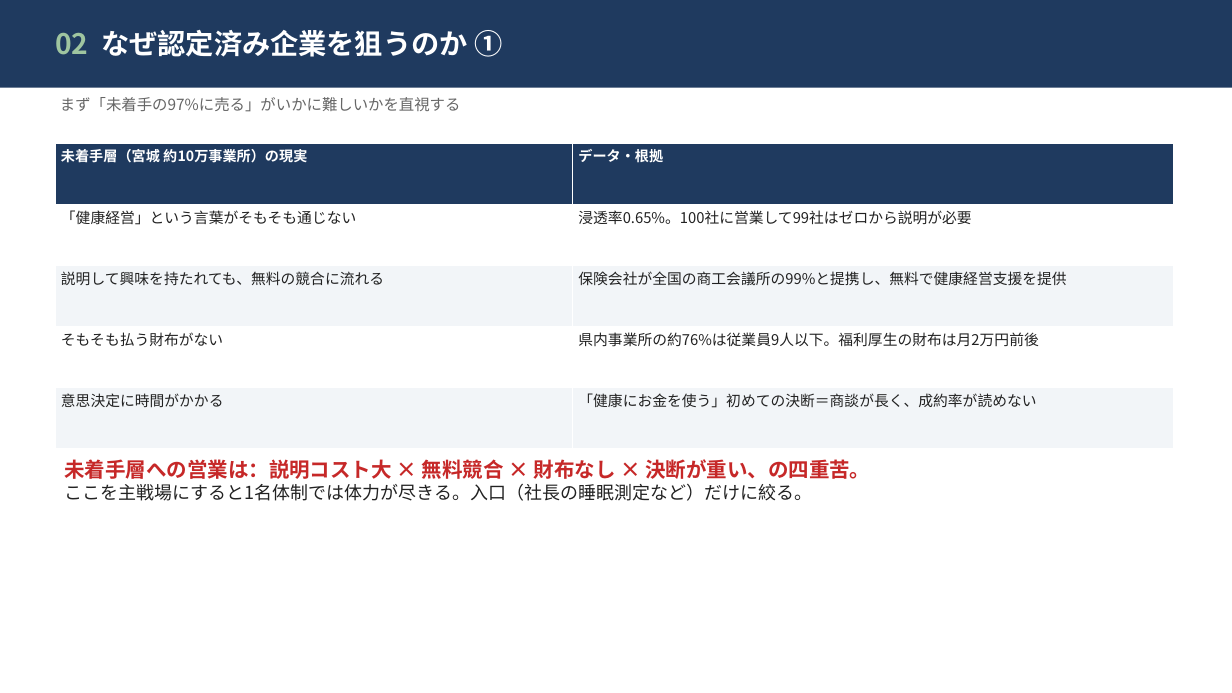
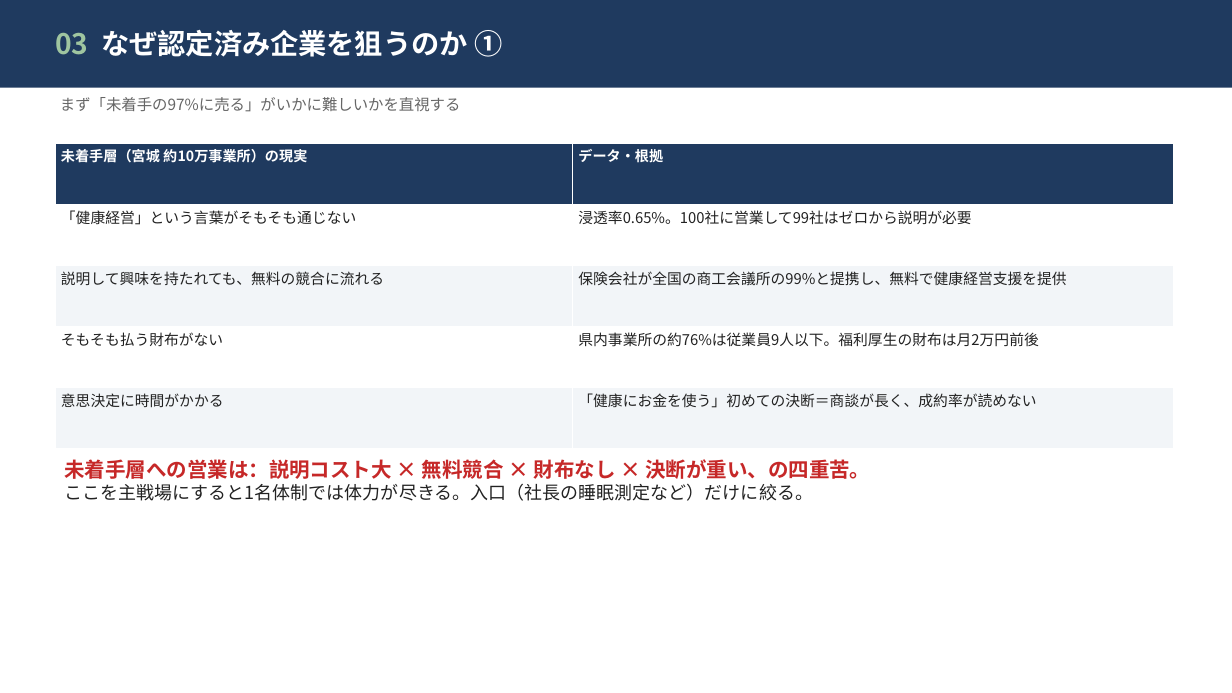
Before and after one commit to hiroaki-hab/test-repo-my-first-codex-smart-support-dev, a slide deck: slide 4 of wellness-business-plan/slides/ウェルネス事業計画_最終版v4_スライド.pptx (slide 3 before the commit). Drawn at 1232x693 pixels with LibreOffice and Linux fonts; fonts in the diff are those of the drawing. Boxes give left, top, right and bottom in pixels: in the first picture for what was removed or moved away, otherwise in the second. Text is boxed around its words. In the diff, an @@ line names an element or a change of style, - is before the commit and + after.

```diff
--- a/wellness-business-plan/slides/ウェルネス事業計画_最終版v4_スライド.pptx
+++ b/wellness-business-plan/slides/ウェルネス事業計画_最終版v4_スライド.pptx
@@ text at (55, 30, 502, 57): text changed @@
-02 なぜ認定済み企業を狙うのか ①
+03 なぜ認定済み企業を狙うのか ①
```
Also in this commit, not shown: 12 other slides changed, 1 slide added.
